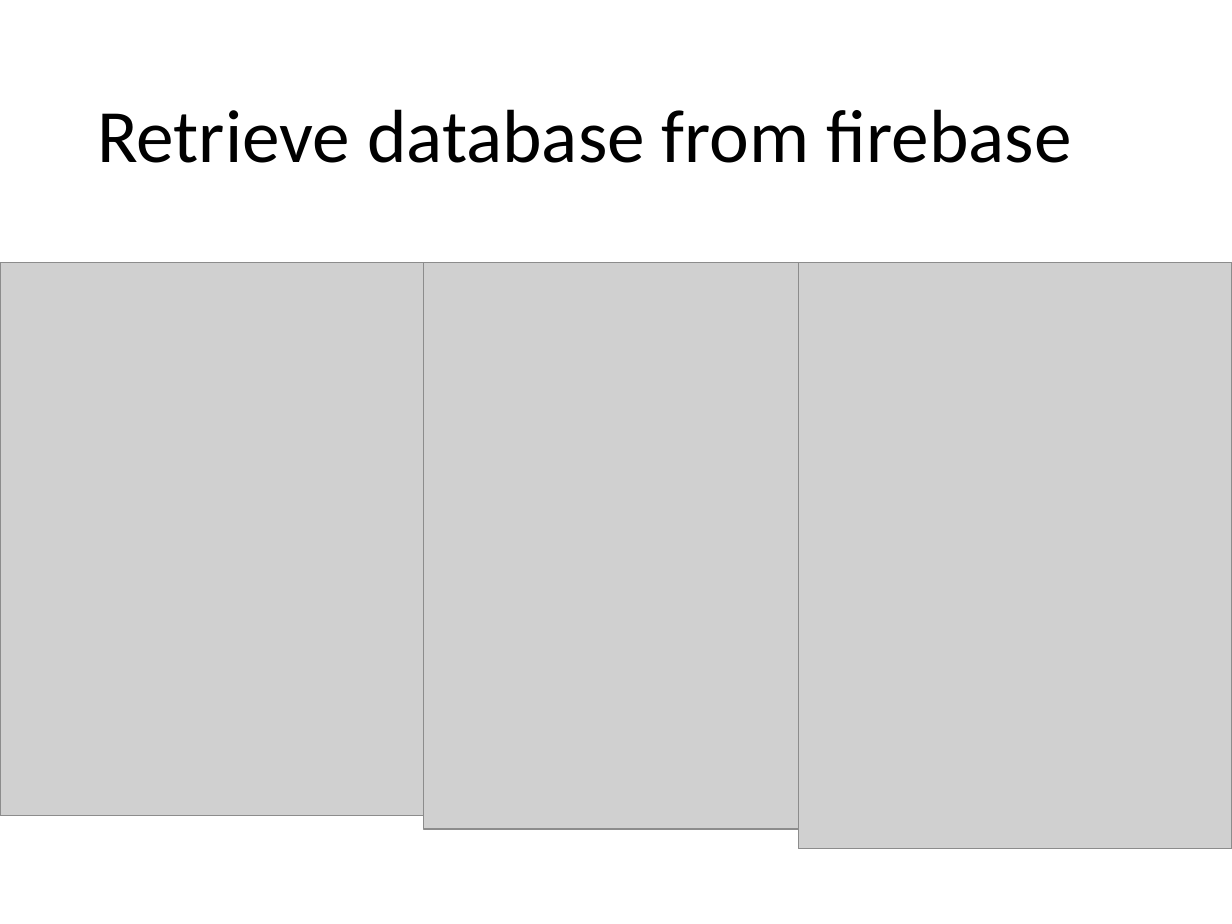
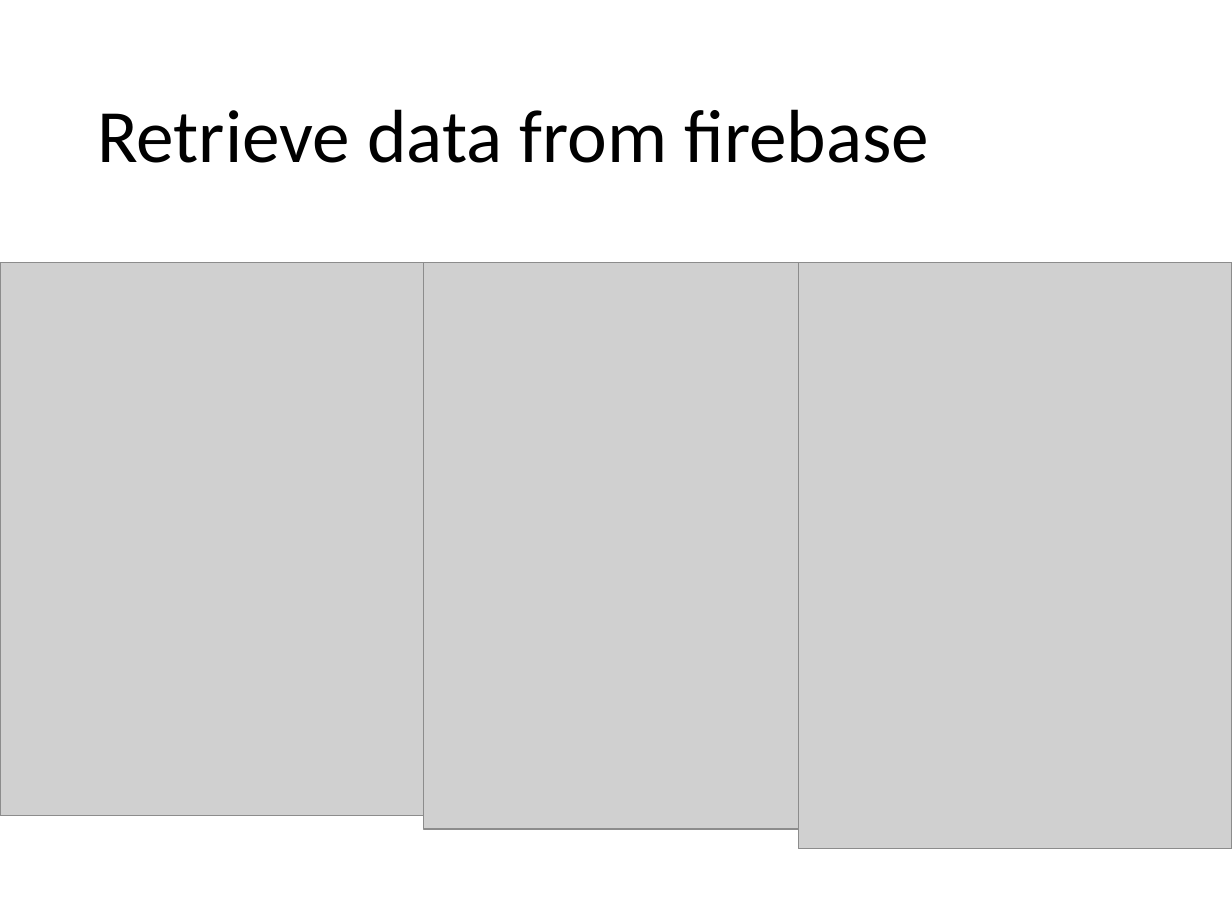
Before and after one commit to JoshuaW1990/comp150mob, a slide deck: slide 8 of lighteningtalk.pptx. Drawn at 1232x924 pixels with LibreOffice and Linux fonts; fonts in the diff are those of the drawing; grey boxes stand for pictures. Boxes give left, top, right and bottom in pixels: in the first picture for what was removed or moved away, otherwise in the second. Text is boxed around its words. In the diff, an @@ line names an element or a change of style, - is before the commit and + after.

Commit message:
add database

```diff
--- a/lighteningtalk.pptx
+++ b/lighteningtalk.pptx
@@ title at (x1=97, y1=109, x2=929, y2=163): text changed @@
-Retrieve database from firebase
+Retrieve data from firebase
```
Also in this commit, not shown: 5 other slides changed, 28 other files.
